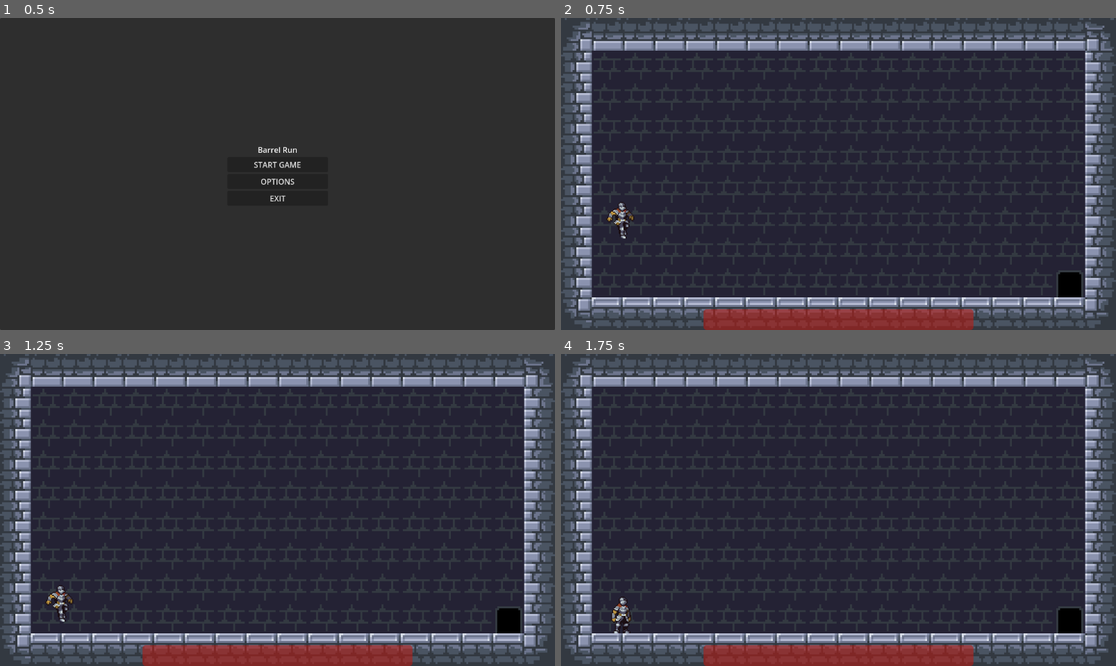
Above: before the commit, frames 1-4 (two rows, left to right).
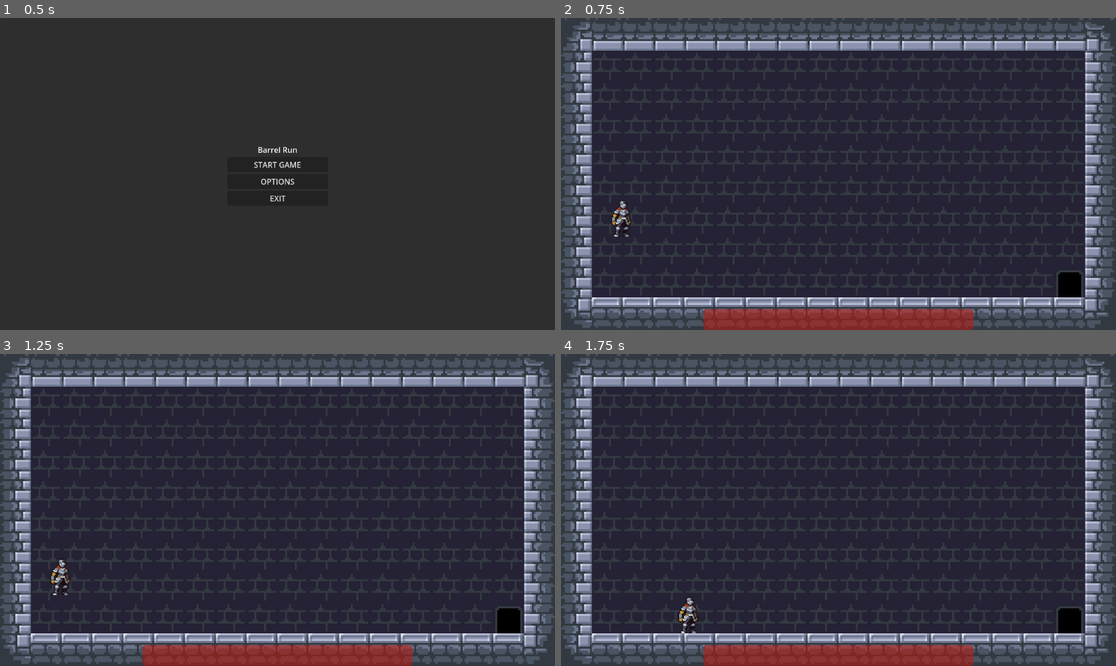
Above: after the commit, the same moments.

Repository: Unequipped/Untitled-Platformer
Game: Godot game, scene res://Scenes/Game/game.tscn
Two runs of this game, one before a commit and one after it. Both use one fixed random seed, a clock stepped at 60 frames per second and the inputs below.
Inputs:
- Up to frame 1 (0.5 s): no input
- Up to frame 2 (0.75 s): click "START GAME" at 0.5 s
- Up to frame 3 (1.25 s): no input
- Up to frame 4 (1.75 s): hold D (right) from 1.28 s (still down); hold W (up) from 1.28 s (still down)

Frame 1 is identical in both runs. In frame 2, 0.3% of the frame differs, in the area x 8-14%, y 58-71%; in frame 3, 0.5%; in frame 4, 0.5%, in the area x 9-25%, y 77-90%.
Error before the commit: Cannot call method 'is_on_floor' on a null value. (res://Scenes/Entities/components/jump.gd:18)

Commit message:
FSM overhaul

Diff:
--- /dev/null
+++ b/Scenes/Entities/States/fall.gd
@@ -0,0 +1,28 @@
+extends State
+
+@export var actor: CharacterBody2D
+@export var y_accel: int = 1
+@export var y_max: int = 200
+
+func enter():
+	pass
+
+func exit():
+	pass
+
+func update(delta):
+	pass
+
+func physics_update(delta):
+	apply_gravity()
+	switch_state()
+
+func switch_state():
+	if actor.is_on_floor():
+		Transitioned.emit(self, "idle")
+
+func apply_gravity():
+	if actor.velocity.y < y_max:
+		actor.velocity.y += y_accel
+	elif actor.velocity.y >= y_max:
+		actor.velocity.y = y_max
--- /dev/null
+++ b/Scenes/Entities/States/idle.gd
@@ -0,0 +1,20 @@
+extends State
+class_name Idle
+
+@export var actor: CharacterBody2D
+
+func enter():
+	pass
+
+func exit():
+	pass
+
+func update(delta):
+	pass
+
+func physics_update(delta):
+	switch_state()
+
+func switch_state():
+	if !actor.is_on_floor():
+		Transitioned.emit(self, "fall")
--- /dev/null
+++ b/Scenes/Entities/States/run.gd
@@ -0,0 +1,11 @@
+extends State
+
+
+# Called when the node enters the scene tree for the first time.
+func _ready():
+	pass # Replace with function body.
+
+
+# Called every frame. 'delta' is the elapsed time since the previous frame.
+func _process(delta):
+	pass
--- a/Scenes/Entities/States/state_class.gd
+++ b/Scenes/Entities/States/state_class.gd
@@ -1,25 +1,19 @@
 class_name State
 extends Node
 
-@export var animation_name: String
-@export var move_speed: float = 400
-
-@export var gravity: int = 110
-
-var parent: CharacterBody2D
+signal Transitioned
 
 func enter():
 	pass
-	#parent.animations.play(animation_name)
 
 func exit():
 	pass
 
-func process_input(event: InputEvent):
-	return null
+func update(delta):
+	pass
 
-func process_frame(delta):
-	return null
+func physics_update(delta):
+	pass
 
-func process_physics(delta):
-	return null
+func switch_state():
+	pass
--- a/Scenes/Entities/States/state_machine.gd
+++ /dev/null
@@ -1,51 +0,0 @@
-class_name State_Machine
-extends Node
-
-@export var starting_state: State
-var current_state: State
-
-enum states {
-		IDLE,
-		WALK,
-		JUMP,
-		}
-
-func init(parent):
-	change_state(starting_state)
-
-func change_state(new_state):
-	if current_state:
-		current_state.exit()
-	current_state = new_state
-	current_state.enter()
-
-func process_physics(delta):
-	var new_state = current_state.process_physics(delta)
-	if new_state:
-		change_state(new_state)
-
-func process_input(event: InputEvent):
-	var new_state = current_state.process_input(event)
-	if new_state:
-		change_state(new_state)
-
-func process_frame(delta):
-	var new_state = current_state.process_frame(delta)
-	if new_state:
-		change_state(new_state)
-
-
-#func enter():
-	#pass
-#
-#func exit():
-	#pass
-#
-#func update():
-	#pass
-#
-#func physics_update():
-	#pass
-#
-#func switch_state():
-	#pass
--- a/Scenes/Entities/character.gd
+++ /dev/null
@@ -1,15 +0,0 @@
-class_name Character
-extends CharacterBody2D
-
-@export var SPEED = 65
-@export var GRAVITY = 5
-
-#@onready var animator: AnimatedSprite2D
-
-enum type { ALLY, ENEMY }
-
-var invulnerable:bool = false
-# Movement related stuff
-var vel = Vector2.ZERO
-var walking:bool = false
-var jumping:bool = false
--- a/Scenes/Entities/components/fall.gd
+++ /dev/null
@@ -1,29 +0,0 @@
-class_name Fall
-extends State
-
-@export var actor: CharacterBody2D
-
-@export var idle_state: State
-
-var y_accel: float = 2
-var y_speed: float = 0.0
-var term_vel: float = 200
-
-func enter():
-	actor.state = actor.states.FALL
-
-func process_physics(delta):
-	return apply_gravity()
-
-func apply_gravity():
-	if actor.vel.y < term_vel:
-		actor.vel.y += y_accel
-	elif actor.vel.y > term_vel:
-		actor.vel.y = term_vel
-
-	if actor.is_on_floor():
-		y_speed = 0
-		actor.vel.y = 0
-		return idle_state
-
-	return null
--- a/Scenes/Entities/components/idle.gd
+++ /dev/null
@@ -1,26 +0,0 @@
-class_name idle
-extends State
-
-@export var actor: CharacterBody2D
-@export var falling_state: State
-@export var jump_state: State
-@export var run_state: State
-
-func enter():
-	actor.state = actor.states.IDLE
-
-func process_input(event: InputEvent):
-	if event.is_action_pressed("up"):
-		return jump_state
-
-	if event.is_action_pressed("left") or event.is_action_pressed("right"):
-		return run_state
-
-	return null
-
-func process_frame(delta):
-	return null
-
-func process_physics(delta):
-	if !actor.is_on_floor() or actor.vel.y > 0:
-		return falling_state
--- a/Scenes/Entities/components/jump.gd
+++ /dev/null
@@ -1,28 +0,0 @@
-class_name Jumper
-extends State
-
-@export var actor: CharacterBody2D
-@export var jump_height: int = 110
-@export var buffer_time: float = 0.05
-
-var jump_buffer_timer: float = 0.0
-
-func _ready():
-	pass
-
-func animate():
-	actor.states.JUMP
-	#actor.animator.play("jump")
-
-func _physics_process(delta):
-	if actor.is_on_floor():
-		if jump_buffer_timer > 0:
-			actor.vel.y -= jump_height
-			animate()
-
-func _input(event):
-	if event.is_action_pressed("up"):
-		jump_buffer_timer = buffer_time
-
-func _process(delta):
-	jump_buffer_timer -= delta
--- a/Scenes/Entities/components/run.gd
+++ /dev/null
@@ -1,31 +0,0 @@
-extends State
-
-@export var actor: CharacterBody2D
-@export var idle_state: State
-@export var fall_state: State
-@export var jump_state: State
-
-@export var SPEED: int = 80
-var velocity: Vector2 = Vector2.ZERO
-
-func run():
-	if actor.get_input() != null:
-		velocity.x = actor.get_input()
-		velocity.x *= SPEED
-		actor.vel.x = velocity.x
-
-func enter():
-	actor.state = actor.states.RUN
-
-func process_input(event: InputEvent):
-	return null
-
-func process_frame(delta):
-	if actor.get_input() > 0:
-		actor.sprite_pivot.scale.x = 1
-	elif actor.get_input() < 0:
-		actor.sprite_pivot.scale.x = -1
-	return null
-
-func process_physics(delta):
-	run()
--- a/Scenes/Entities/input_manager.gd
+++ b/Scenes/Entities/input_manager.gd
@@ -1,12 +1,24 @@
-class_name inputManager
+class_name InputManager
 extends Node
 
+func x_inp():
+	var x_dir:int = 0
+	if Input.is_action_pressed("left"):
+		x_dir = -1
+	elif Input.is_action_pressed("right"):
+		x_dir = 1
+	return x_dir
 
-# Called when the node enters the scene tree for the first time.
-func _ready():
-	pass # Replace with function body.
+func y_inp():
+	var y_dir:int = 0
+	if Input.is_action_pressed("up"):
+		y_dir = -1
+	elif Input.is_action_pressed("down"):
+		pass
+	return y_dir
 
-
-# Called every frame. 'delta' is the elapsed time since the previous frame.
-func _process(delta):
-	pass
+func get_direction():
+	var direction:Vector2 = Vector2.ZERO
+	direction.x = x_inp()
+	direction.y = y_inp()
+	return direction
--- /dev/null
+++ b/Scenes/Entities/movement_manager.gd
@@ -0,0 +1,31 @@
+class_name movement
+extends Node
+
+@export var actor: CharacterBody2D
+@export var input_manager: InputManager
+
+@export var SPEED: int = 80
+
+var current_vel: Vector2
+
+func x_movement(x_dir):
+	return x_dir * SPEED
+
+func y_movement():
+	pass
+
+func vec_movement():
+	var new_vel:Vector2 = Vector2(actor.velocity.x, actor.velocity.y)
+	var direction = input_manager.get_direction()
+
+	new_vel.x = x_movement(direction.x)
+	#new_vel.y = x_movement(direction.y) # UNIMPLEMENTED
+
+	return new_vel
+
+func apply_movement():
+	current_vel = vec_movement()
+	actor.set_velocity(current_vel)
+
+func _physics_process(delta):
+	apply_movement()
--- a/Scenes/Entities/player/player.gd
+++ b/Scenes/Entities/player/player.gd
@@ -17,69 +17,10 @@
 var state: states
 
 func _ready():
-	state = states.IDLE
-	# initialisation
-	state_machine.init(self)
-	set_up_direction(Vector2.UP)
-
-func _unhandled_input(event: InputEvent):
-	state_machine.process_input(event)
+	pass
 
 func _physics_process(delta: float):
-	set_velocity(vel)
 	move_and_slide()
-	state_machine.process_physics(delta)
-	#movement()
 
 func _process(delta: float):
-	state_machine.process_frame(delta)
-	animate()
 	pass
-	#dealing_with_states()
-
-
-func get_input():
-	var direction:Vector2 = Vector2.ZERO
-	if Input.is_action_pressed("right"):
-		direction.x += 1
-	elif Input.is_action_pressed("left"):
-		direction.x -= 1
-	else:
-		return null
-	return direction.x
-
-
-func animate():
-	match state:
-		states.IDLE:
-			animator.play("idle")
-		states.RUN:
-			animator.play("run")
-		states.JUMP:
-			animator.play("jump")
-		states.FALL:
-			animator.play("fall")
-
-#func dealing_with_states():
-	#if is_on_floor():
-		#if Input.get_axis("left", "right") != 0:
-			#state = states.RUN
-		#else:
-			#state = states.IDLE
-	#else:
-		#if vel.y < 0:
-			#state = states.JUMP
-		#elif vel.y > 0:
-			#state = states.FALL
-		#else:
-			#pass # if you adjust the if and elif condiitions you could add a jump/fall transition state
-
-func movement():
-	if Input.get_axis("left", "right") == -1:
-		# unfortuantely using flip_h isn't that good because of the way the sprite isn't centred
-		sprite_pivot.scale.x = -1
-	elif Input.get_axis("left", "right") == 1:
-		sprite_pivot.scale.x = 1
-	else:
-		pass
-	move_and_slide()
--- a/Scenes/Entities/player/player.tscn
+++ b/Scenes/Entities/player/player.tscn
@@ -8,12 +8,12 @@
 [ext_resource type="Script" path="res://Scenes/Entities/components/health_component.gd" id="3_6pdar"]
 [ext_resource type="Texture2D" uid="uid://8p06bgcjfssc" path="res://Assets/Character/Outline/120x80_PNGSheets/_Jump.png" id="3_dvl3g"]
 [ext_resource type="Texture2D" uid="uid://be7idgbeq8p1s" path="res://Assets/Character/Outline/120x80_PNGSheets/_Run.png" id="3_fgymf"]
-[ext_resource type="Script" path="res://Scenes/Entities/States/state_machine.gd" id="8_cib3w"]
+[ext_resource type="Script" path="res://Scenes/Entities/movement_manager.gd" id="9_kbs1b"]
 [ext_resource type="Script" path="res://Scenes/Entities/input_manager.gd" id="9_uitvm"]
-[ext_resource type="Script" path="res://Scenes/Entities/components/idle.gd" id="11_yjmi7"]
-[ext_resource type="Script" path="res://Scenes/Entities/components/fall.gd" id="12_rdel1"]
-[ext_resource type="Script" path="res://Scenes/Entities/components/run.gd" id="13_eiore"]
-[ext_resource type="Script" path="res://Scenes/Entities/components/jump.gd" id="14_yfwqa"]
+[ext_resource type="Script" path="res://Scenes/Entities/state_machine.gd" id="10_r3ar5"]
+[ext_resource type="Script" path="res://Scenes/Entities/States/idle.gd" id="11_m0tou"]
+[ext_resource type="Script" path="res://Scenes/Entities/States/run.gd" id="12_h0by1"]
+[ext_resource type="Script" path="res://Scenes/Entities/States/fall.gd" id="13_pdonm"]
 
 [sub_resource type="RectangleShape2D" id="RectangleShape2D_rh7gx"]
 size = Vector2(15, 10)
@@ -292,26 +292,25 @@
 
 [node name="animation_handler" type="Node" parent="."]
 
+[node name="movement" type="Node" parent="." node_paths=PackedStringArray("actor", "input_manager")]
+script = ExtResource("9_kbs1b")
+actor = NodePath("..")
+input_manager = NodePath("../input_manager")
+
 [node name="input_manager" type="Node" parent="."]
 script = ExtResource("9_uitvm")
 
-[node name="state_machine" type="Node" parent="." node_paths=PackedStringArray("starting_state")]
-script = ExtResource("8_cib3w")
-starting_state = NodePath("fall")
-
-[node name="idle" type="Node" parent="state_machine" node_paths=PackedStringArray("actor", "falling_state")]
-script = ExtResource("11_yjmi7")
+[node name="state_machine" type="Node" parent="." node_paths=PackedStringArray("initial_state")]
+script = ExtResource("10_r3ar5")
+initial_state = NodePath("idle")
+
+[node name="idle" type="Node" parent="state_machine" node_paths=PackedStringArray("actor")]
+script = ExtResource("11_m0tou")
 actor = NodePath("../..")
-falling_state = NodePath("../fall")
-
-[node name="fall" type="Node" parent="state_machine" node_paths=PackedStringArray("actor", "idle_state")]
-script = ExtResource("12_rdel1")
+
+[node name="run" type="Node" parent="state_machine"]
+script = ExtResource("12_h0by1")
+
+[node name="fall" type="Node" parent="state_machine" node_paths=PackedStringArray("actor")]
+script = ExtResource("13_pdonm")
 actor = NodePath("../..")
-idle_state = NodePath("../idle")
-
-[node name="run" type="Node" parent="state_machine" node_paths=PackedStringArray("actor")]
-script = ExtResource("13_eiore")
-actor = NodePath("../..")
-
-[node name="jump" type="Node" parent="state_machine"]
-script = ExtResource("14_yfwqa")
--- /dev/null
+++ b/Scenes/Entities/state_machine.gd
@@ -0,0 +1,40 @@
+class_name State_Machine
+extends Node
+
+@export var initial_state: State
+
+var current_state: State
+var states: Dictionary = {}
+
+func _ready():
+	for child in get_children():
+		if child is State:
+			states[child.name.to_lower()] = child
+			child.Transitioned.connect(on_child_transitioned)
+
+	if initial_state:
+		initial_state.enter()
+		current_state = initial_state
+
+func _process(delta):
+	if current_state:
+		current_state.update(delta)
+	print(current_state)
+
+func _physics_process(delta):
+	if current_state:
+		current_state.physics_update(delta)
+
+func on_child_transitioned(state, new_state_name):
+	if state != current_state:
+		return
+
+	var new_state = states.get(new_state_name.to_lower())
+	if !new_state:
+		return
+
+	if current_state:
+		current_state.exit()
+
+	new_state.enter()
+	current_state = new_state
